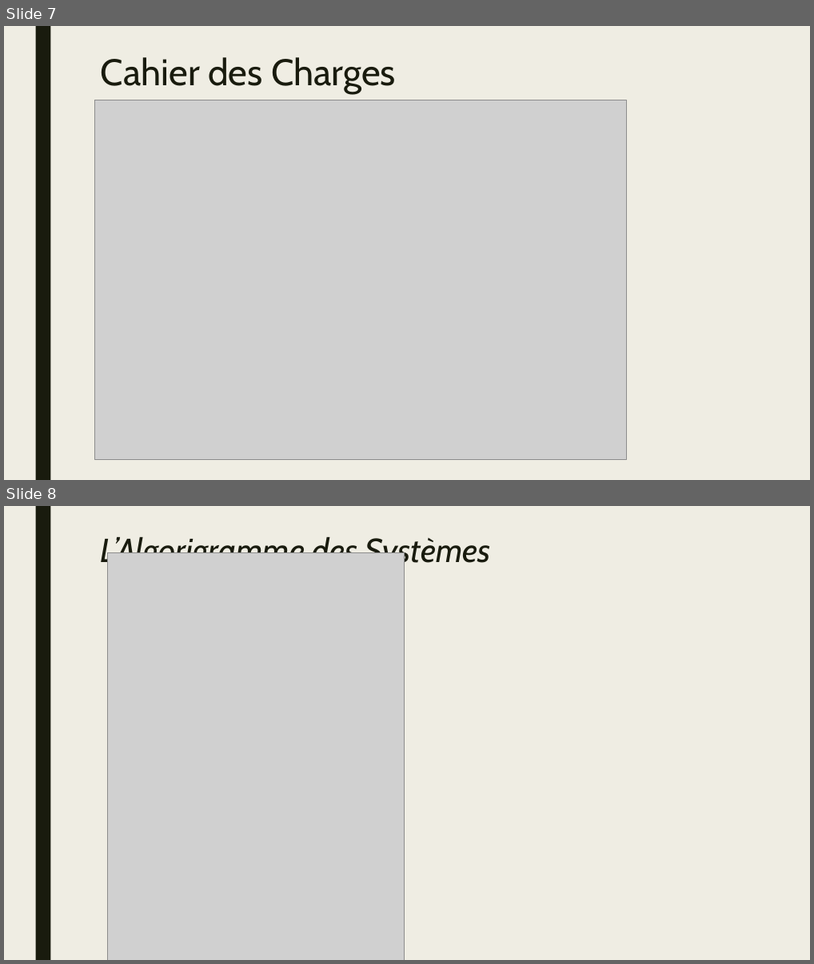
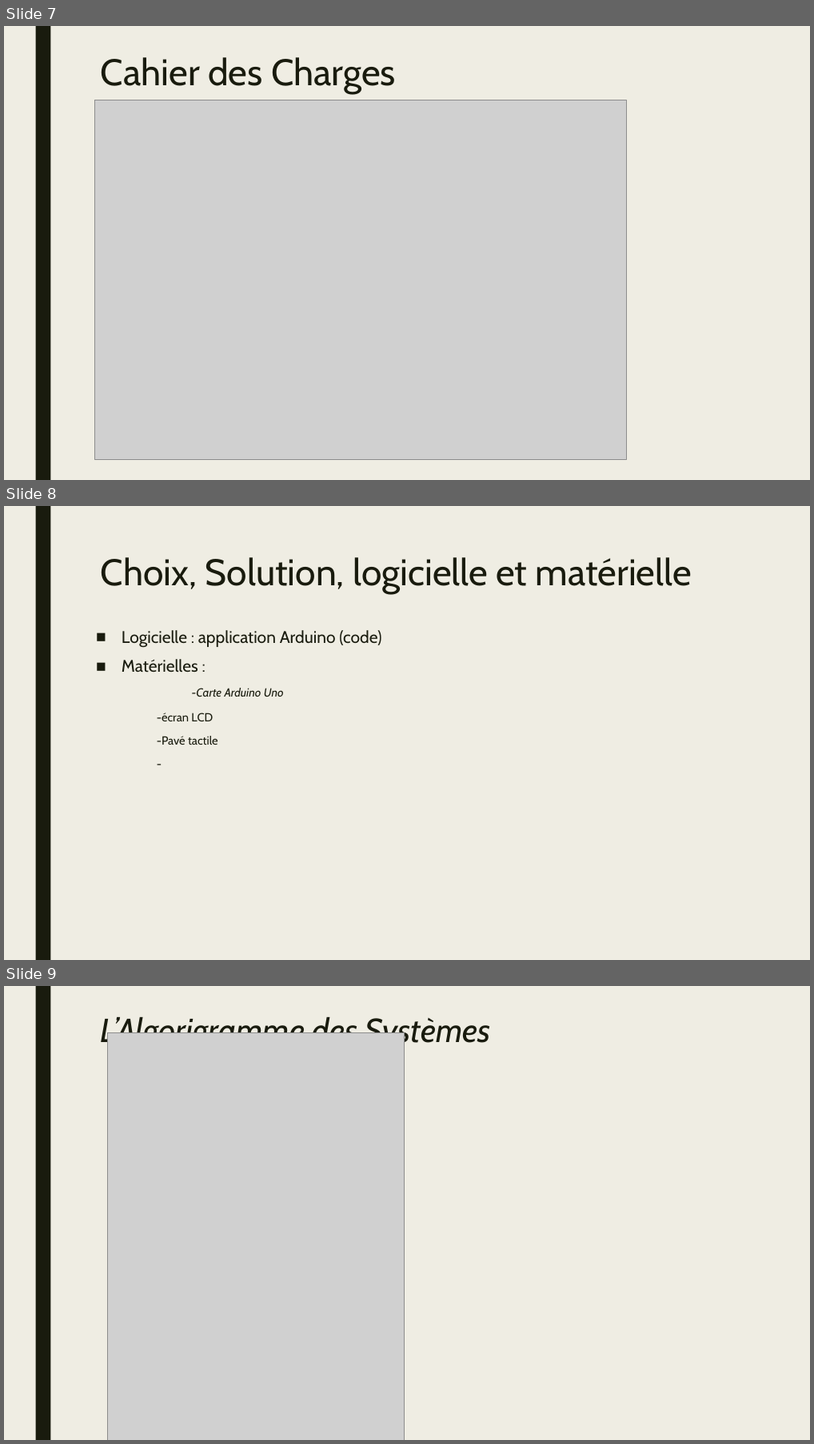
Before and after one commit to BoZhang-dev/Project-Joola, a slide deck: Notes/Presentation-Borui.pptx. Shown one above the other, each under a label of ours: slides 7 and 8 before the commit, slides 7, 8 and 9 after it. The pictures are 814x964 and 814x1444 pixels, drawn with LibreOffice and Linux fonts; fonts in the diff are those of the drawing; grey boxes stand for pictures. Boxes give left, top, right and bottom in pixels: in the first picture for what was removed or moved away, otherwise in the second. Text is boxed around its words. In the diff, an @@ line names an element or a change of style, - is before the commit and + after.

```diff
--- a/Notes/Presentation-Borui.pptx
+++ b/Notes/Presentation-Borui.pptx
@@ slide 8 added at <box>4,506,810,960</box>, background #EFEDE3; not listed: 1 template element that a slide beside it also shows @@
@@ title added at <box>101,557,692,594</box>, 44 pt, text #191B0E @@
+Choix, Solution, logicielle et matérielle
@@ text added at <box>122,630,382,744</box>, 20 pt, text #191B0E @@
+■ Logicielle : application Arduino (code)
+■ Matérielles :
+  -Carte Arduino Uno
+-écran LCD
+-Pavé tactile
+-
@@ what was slide 8 is now slide 9 @@
```
Also in this commit, not shown: 3 slides changed, 1 other file.
